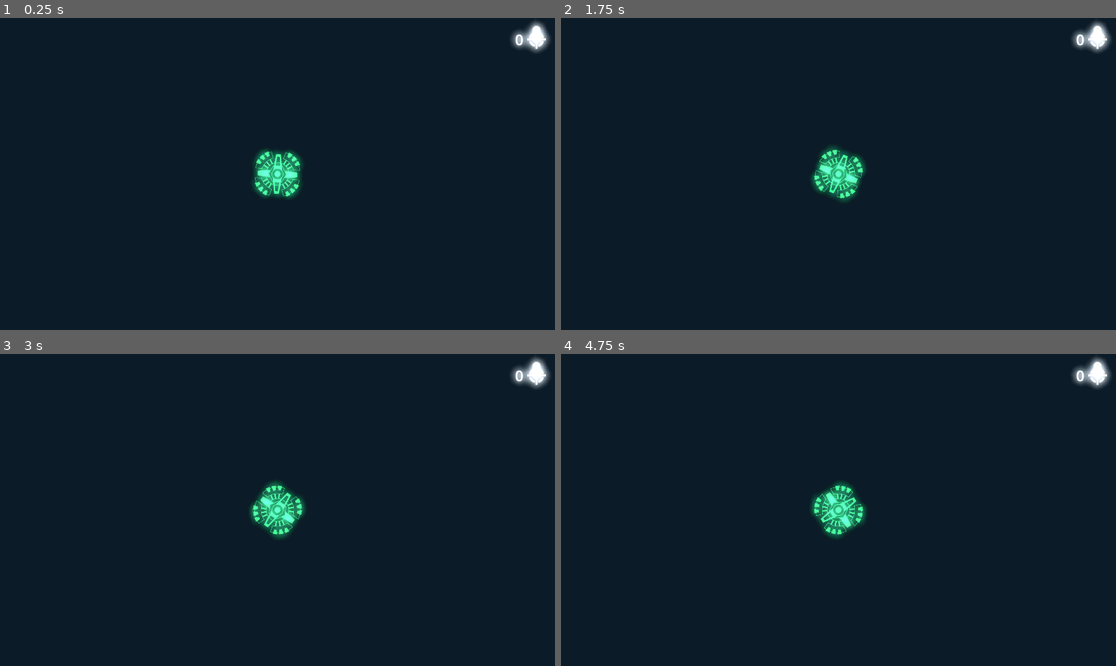
Above: before the commit, frames 1-4 (two rows, left to right).
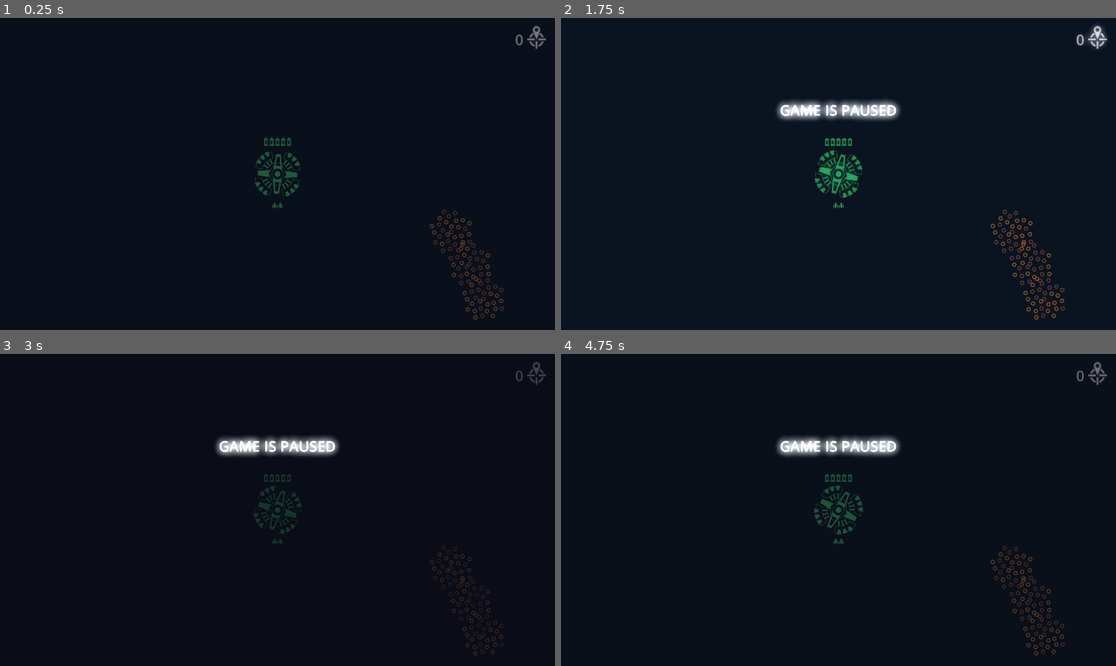
Above: after the commit, the same moments.

Repository: SpaceyLake/GRA
Game: Godot game, scene res://Scenes/world.tscn
Same seed, same stepped clock (60 frames per second), same inputs: the game is played once before the commit and once after it.
Inputs (mouse positions are in pixels of both pictures, inside the frame that each line leads up to):
- Up to frame 1 (0.25 s): no input
- Up to frame 2 (1.75 s): tap Enter (ui_accept) at 0.5, 0.6, 0.77, 1.07, 1.52, 1.55 s; move the mouse to (960, 158) at 0.52 s; click (960, 158) at 0.67 s; move the mouse to (727, 189) at 1.27 s; tap Shift (shift) at 1.35 s; click (727, 189) at 1.42 s
- Up to frame 3 (3 s): tap Enter (ui_accept) at 1.82, 2.1 s; move the mouse to (333, 441) at 2.02 s; click (333, 441) at 2.17 s; move the mouse to (249, 572) at 2.77 s; tap Shift (shift) at 2.85 s; click (249, 572) at 2.92 s
- Up to frame 4 (4.75 s): tap Enter (ui_accept) at 3.02, 3.05, 3.32, 3.6, 3.77, 4.07, 4.52, 4.55 s; move the mouse to (1005, 556) at 3.52 s; click (1005, 556) at 3.67 s; move the mouse to (672, 463) at 4.27 s; tap Shift (shift) at 4.35 s; click (672, 463) at 4.42 s

The runs differ from the first frame. In frame 1, 2.5% of the frame differs, in the area x 45-100%, y 0-97%; in frame 2, 3.8%; in frame 3, 3.6%; in frame 4, 3.8%, in the area x 38-100%, y 0-97%.
Error before the commit: Parse Error: Could not preload resource file "res://Scenes/delivery_ship.tscn". (res://Scripts/base.gd:5)

Commit message:
Added asteroid fields

Diff:
--- /dev/null
+++ b/Scenes/asteroid_field.tscn
@@ -0,0 +1,14 @@
+[gd_scene load_steps=3 format=3 uid="uid://crsils443x1iq"]
+
+[ext_resource type="Script" path="res://Scripts/asteroid_field.gd" id="1_xd5td"]
+
+[sub_resource type="CircleShape2D" id="CircleShape2D_rxx10"]
+radius = 75.0
+
+[node name="AsteroidField" type="Area2D"]
+collision_layer = 16
+collision_mask = 0
+script = ExtResource("1_xd5td")
+
+[node name="CollisionShape2D" type="CollisionShape2D" parent="."]
+shape = SubResource("CircleShape2D_rxx10")
--- a/Scenes/delivery_ship.tscn
+++ b/Scenes/delivery_ship.tscn
@@ -81,5 +81,5 @@
 tint_progress = Color(0.247059, 0.780392, 0.470588, 1)
 
 [node name="AudioLaunch" type="AudioStreamPlayer" parent="."]
-stream = ExtResource("6_fwmnf")
+stream = ExtResource("6_mhaq4")
 volume_db = -5.0
--- a/Scenes/world.tscn
+++ b/Scenes/world.tscn
@@ -10,13 +10,42 @@
 [ext_resource type="Texture2D" uid="uid://bal3504l2ruuo" path="res://Sprites/DeliveryShipMenu.svg" id="7_eaghr"]
 [ext_resource type="LabelSettings" uid="uid://0ul8ma62ej0l" path="res://Settings/LabelText.tres" id="8_lymrp"]
 [ext_resource type="Theme" uid="uid://cdp3kqu3vj86v" path="res://Settings/UpgradeMenuButtons.tres" id="10_rufsc"]
-
-[sub_resource type="Animation" id="Animation_k4ek4"]
-resource_name = "OpenUpgradeMenu"
+[ext_resource type="PackedScene" uid="uid://crsils443x1iq" path="res://Scenes/asteroid_field.tscn" id="11_hbnrm"]
+
+[sub_resource type="Animation" id="Animation_2uu67"]
+length = 0.001
 tracks/0/type = "value"
 tracks/0/imported = false
 tracks/0/enabled = true
-tracks/0/path = NodePath("UpgradeHanler/UpgradeMenu/ColorRect:color")
+tracks/0/path = NodePath("UpgradeHanler/DarkOverlay/ColorRect:color")
+tracks/0/interp = 1
+tracks/0/loop_wrap = true
+tracks/0/keys = {
+"times": PackedFloat32Array(0),
+"transitions": PackedFloat32Array(1),
+"update": 0,
+"values": [Color(0.0588235, 0.054902, 0.0901961, 0.784314)]
+}
+tracks/1/type = "value"
+tracks/1/imported = false
+tracks/1/enabled = true
+tracks/1/path = NodePath("UpgradeHanler/DarkOverlay:visible")
+tracks/1/interp = 1
+tracks/1/loop_wrap = true
+tracks/1/keys = {
+"times": PackedFloat32Array(0),
+"transitions": PackedFloat32Array(1),
+"update": 1,
+"values": [true]
+}
+
+[sub_resource type="Animation" id="Animation_k4ek4"]
+resource_name = "Darken"
+step = 0.01
+tracks/0/type = "value"
+tracks/0/imported = false
+tracks/0/enabled = true
+tracks/0/path = NodePath("UpgradeHanler/DarkOverlay/ColorRect:color")
 tracks/0/interp = 1
 tracks/0/loop_wrap = true
 tracks/0/keys = {
@@ -25,25 +54,22 @@
 "update": 0,
 "values": [Color(0.0588235, 0.054902, 0.0901961, 0), Color(0.0588235, 0.054902, 0.0901961, 0.784314)]
 }
-
-[sub_resource type="Animation" id="Animation_2uu67"]
-length = 0.001
-tracks/0/type = "value"
-tracks/0/imported = false
-tracks/0/enabled = true
-tracks/0/path = NodePath("UpgradeHanler/UpgradeMenu/ColorRect:color")
-tracks/0/interp = 1
-tracks/0/loop_wrap = true
-tracks/0/keys = {
-"times": PackedFloat32Array(0),
-"transitions": PackedFloat32Array(1),
-"update": 0,
-"values": [Color(0.0588235, 0.054902, 0.0901961, 0.784314)]
+tracks/1/type = "value"
+tracks/1/imported = false
+tracks/1/enabled = true
+tracks/1/path = NodePath("UpgradeHanler/DarkOverlay:visible")
+tracks/1/interp = 1
+tracks/1/loop_wrap = true
+tracks/1/keys = {
+"times": PackedFloat32Array(0, 0.0001, 0.01),
+"transitions": PackedFloat32Array(1, 1, 1),
+"update": 1,
+"values": [false, false, true]
 }
 
 [sub_resource type="AnimationLibrary" id="AnimationLibrary_yikp5"]
 _data = {
-"OpenUpgradeMenu": SubResource("Animation_k4ek4"),
+"Darken": SubResource("Animation_k4ek4"),
 "RESET": SubResource("Animation_2uu67")
 }
 
@@ -66,6 +92,15 @@
 [node name="Base" parent="." instance=ExtResource("3_lnp6p")]
 metadata/_edit_lock_ = true
 
+[node name="AsteroidField" parent="." instance=ExtResource("11_hbnrm")]
+position = Vector2(600, 200)
+
+[node name="AsteroidField2" parent="." instance=ExtResource("11_hbnrm")]
+position = Vector2(664, 312)
+
+[node name="AsteroidField3" parent="." instance=ExtResource("11_hbnrm")]
+position = Vector2(712, 432)
+
 [node name="Camera" parent="." instance=ExtResource("4_14cax")]
 
 [node name="GUI" type="CanvasLayer" parent="."]
@@ -99,12 +134,12 @@
 process_mode = 3
 script = ExtResource("3_xxfcf")
 
-[node name="UpgradeMenu" type="CanvasLayer" parent="UpgradeHanler"]
+[node name="DarkOverlay" type="CanvasLayer" parent="UpgradeHanler"]
 process_mode = 3
 layer = 120
 follow_viewport_enabled = true
 
-[node name="ColorRect" type="ColorRect" parent="UpgradeHanler/UpgradeMenu"]
+[node name="ColorRect" type="ColorRect" parent="UpgradeHanler/DarkOverlay"]
 anchors_preset = 15
 anchor_right = 1.0
 anchor_bottom = 1.0
@@ -114,10 +149,13 @@
 offset_bottom = -540.0
 grow_horizontal = 2
 grow_vertical = 2
+mouse_filter = 2
 color = Color(0.0588235, 0.054902, 0.0901961, 0.784314)
 metadata/_edit_lock_ = true
 
-[node name="LabelTitle" type="Label" parent="UpgradeHanler/UpgradeMenu"]
+[node name="UpgradeMenu" type="Node2D" parent="UpgradeHanler/DarkOverlay"]
+
+[node name="LabelTitle" type="Label" parent="UpgradeHanler/DarkOverlay/UpgradeMenu"]
 light_mask = 0
 offset_left = -320.0
 offset_top = -320.0
@@ -126,7 +164,7 @@
 text = "Cycle 2"
 label_settings = ExtResource("6_02qeq")
 
-[node name="LabelText1" type="Label" parent="UpgradeHanler/UpgradeMenu"]
+[node name="LabelText1" type="Label" parent="UpgradeHanler/DarkOverlay/UpgradeMenu"]
 offset_left = -320.0
 offset_top = -255.0
 offset_right = 320.0
@@ -137,7 +175,7 @@
 clip_text = true
 text_overrun_behavior = 2
 
-[node name="LabelText2" type="Label" parent="UpgradeHanler/UpgradeMenu"]
+[node name="LabelText2" type="Label" parent="UpgradeHanler/DarkOverlay/UpgradeMenu"]
 offset_left = -320.0
 offset_top = -32.0
 offset_right = 320.0
@@ -148,7 +186,7 @@
 clip_text = true
 text_overrun_behavior = 2
 
-[node name="TextureRect2" type="TextureRect" parent="UpgradeHanler/UpgradeMenu"]
+[node name="TextureRect2" type="TextureRect" parent="UpgradeHanler/DarkOverlay/UpgradeMenu"]
 modulate = Color(0.247059, 0.780392, 0.470588, 1)
 light_mask = 0
 offset_left = -80.0
@@ -159,13 +197,13 @@
 texture = ExtResource("7_eaghr")
 stretch_mode = 5
 
-[node name="Marker1" type="Marker2D" parent="UpgradeHanler/UpgradeMenu"]
+[node name="Marker1" type="Marker2D" parent="UpgradeHanler/DarkOverlay/UpgradeMenu"]
 position = Vector2(-296, 88)
 
-[node name="Marker2" type="Marker2D" parent="UpgradeHanler/UpgradeMenu"]
+[node name="Marker2" type="Marker2D" parent="UpgradeHanler/DarkOverlay/UpgradeMenu"]
 position = Vector2(88, 88)
 
-[node name="RefuelingShip" type="Button" parent="UpgradeHanler/UpgradeMenu"]
+[node name="RefuelingShip" type="Button" parent="UpgradeHanler/DarkOverlay/UpgradeMenu"]
 offset_left = -296.0
 offset_top = 88.0
 offset_right = -88.0
@@ -174,7 +212,7 @@
 size_flags_vertical = 4
 theme = ExtResource("10_rufsc")
 
-[node name="TextureRect" type="TextureRect" parent="UpgradeHanler/UpgradeMenu/RefuelingShip"]
+[node name="TextureRect" type="TextureRect" parent="UpgradeHanler/DarkOverlay/UpgradeMenu/RefuelingShip"]
 modulate = Color(0.247059, 0.780392, 0.470588, 1)
 layout_mode = 1
 anchors_preset = 5
@@ -186,7 +224,7 @@
 grow_horizontal = 2
 texture = ExtResource("7_eaghr")
 
-[node name="Label" type="Label" parent="UpgradeHanler/UpgradeMenu/RefuelingShip"]
+[node name="Label" type="Label" parent="UpgradeHanler/DarkOverlay/UpgradeMenu/RefuelingShip"]
 layout_mode = 1
 anchors_preset = 7
 anchor_left = 0.5
@@ -204,8 +242,20 @@
 horizontal_alignment = 1
 autowrap_mode = 3
 
+[node name="PauseMenu" type="Node2D" parent="UpgradeHanler/DarkOverlay"]
+
+[node name="LabelTitle" type="Label" parent="UpgradeHanler/DarkOverlay/PauseMenu"]
+light_mask = 0
+offset_left = -256.0
+offset_top = -256.0
+offset_right = 256.0
+offset_bottom = -191.0
+text = "GAME IS PAUSED"
+label_settings = ExtResource("6_02qeq")
+horizontal_alignment = 1
+
 [node name="UpgradeTimer" type="Timer" parent="UpgradeHanler"]
-wait_time = 120.0
+wait_time = 5.0
 one_shot = true
 autostart = true
 
--- a/Scripts/UpgradeHanler.gd
+++ b/Scripts/UpgradeHanler.gd
@@ -1,22 +1,37 @@
 extends Node
 
 var is_upgrading = false
+var is_paused = false
 var cycle = 1
 
 func _ready():
-	$UpgradeMenu.visible = false
+	$DarkOverlay/UpgradeMenu.visible = false
+	$DarkOverlay/PauseMenu.visible = false
+	$AnimationPlayer.play_backwards("Darken")
+
 	$UpgradeTimer.timeout.connect(_on_UpgradeTimer_timeout)
-	$UpgradeMenu/RefuelingShip.pressed.connect(_on_RefuelingShipPressed)
+	$DarkOverlay/UpgradeMenu/RefuelingShip.pressed.connect(_on_RefuelingShipPressed)
 
 func _process(_delta):
 	#DEBUG
 	if Input.get_action_strength("ui_cancel"):
 		get_tree().quit()
 
+	if not is_upgrading and Input.is_action_just_pressed("ui_accept"):
+		is_paused = !is_paused
+		get_tree().paused = is_paused
+		$DarkOverlay/PauseMenu.visible = is_paused
+		$UpgradeTimer.paused = is_paused
+		if is_paused:
+			$AnimationPlayer.play("Darken")
+		else:
+			$AnimationPlayer.play_backwards("Darken")
+
 func finnish_upgrade():
 	is_upgrading = false
 	get_tree().paused = false
-	$UpgradeMenu.visible = false
+	$DarkOverlay/UpgradeMenu.visible = false
+	$AnimationPlayer.play_backwards("Darken")
 	$UpgradeTimer.start()
 
 	get_parent().base.add_ship()
@@ -24,13 +39,13 @@
 func _on_UpgradeTimer_timeout():
 	is_upgrading = true
 	get_tree().paused = true
-	$UpgradeMenu.visible = true
+	$DarkOverlay/UpgradeMenu.visible = true
 
 	cycle += 1
 
-	$UpgradeMenu/LabelTitle.text = "Cycle "+str(cycle)
+	$DarkOverlay/UpgradeMenu/LabelTitle.text = "Cycle "+str(cycle)
 
-	$AnimationPlayer.play("OpenUpgradeMenu")
+	$AnimationPlayer.play("Darken")
 
 func _on_RefuelingShipPressed():
 	get_parent().base.add_ship()
--- /dev/null
+++ b/Scripts/asteroid_field.gd
@@ -0,0 +1,16 @@
+extends Area2D
+
+const n = 30
+const c = 75/sqrt(n)
+const golden_ratio = 1.61803398875
+const step = (2*PI)/pow(golden_ratio, 2)
+
+const small = preload("res://Sprites/AsteroidSmall.svg")
+const medium = preload("res://Sprites/AsteroidMedium.svg")
+const large = preload("res://Sprites/AsteroidLarge.svg")
+
+
+func _draw():
+	for i in n:
+		draw_set_transform(Vector2.ZERO, step*i, Vector2(1, 1))
+		draw_texture(small, Vector2(-8+c*sqrt(i),-8)+Vector2.RIGHT.rotated(randf_range(-PI, PI)*randf_range(0,2)), Color("#B8614E") if randi_range(0,1) else Color("#F29546"))
--- a/Scripts/world.gd
+++ b/Scripts/world.gd
@@ -7,7 +7,7 @@
 	distress_beacon_pool.node_creation_parent = self
 
 func _process(_delta):
-	$UpgradeHanler/UpgradeMenu.scale = Vector2.ONE / $Camera.zoom
+	$UpgradeHanler/DarkOverlay.scale = Vector2.ONE / $Camera.zoom
 	$GUI.scale = Vector2.ONE / $Camera.zoom
 	$GUI/Label.text = str(global.score)
 
--- /dev/null
+++ b/Sprites/AsteroidLarge.svg
@@ -0,0 +1 @@
+<?xml version="1.0" encoding="UTF-8" standalone="no"?><!-- Generator: Gravit.io --><svg xmlns="http://www.w3.org/2000/svg" xmlns:xlink="http://www.w3.org/1999/xlink" style="isolation:isolate" viewBox="0 0 36 36" width="36pt" height="36pt"><defs><clipPath id="_clipPath_1JaQ3r7sDWGVBZO4ImtYgEw3hc3VH9ED"><rect width="36" height="36"/></clipPath></defs><g clip-path="url(#_clipPath_1JaQ3r7sDWGVBZO4ImtYgEw3hc3VH9ED)"><mask id="_mask_kIEiS42E1kRSFVtSXq09FGtHEJaSoHgQ"><polygon points="36,18,27,33.588,9,33.588,0,18,9,2.412,27,2.412" fill="white" stroke="none"/></mask><polygon points="36,18,27,33.588,9,33.588,0,18,9,2.412,27,2.412" fill="none"/><polygon points="36,18,27,33.588,9,33.588,0,18,9,2.412,27,2.412" fill="none" mask="url(#_mask_kIEiS42E1kRSFVtSXq09FGtHEJaSoHgQ)" vector-effect="non-scaling-stroke" stroke-width="4" stroke="rgb(255,255,255)" stroke-linejoin="miter" stroke-linecap="square" stroke-miterlimit="3"/></g></svg>
--- /dev/null
+++ b/Sprites/AsteroidMedium.svg
@@ -0,0 +1 @@
+<?xml version="1.0" encoding="UTF-8" standalone="no"?><!-- Generator: Gravit.io --><svg xmlns="http://www.w3.org/2000/svg" xmlns:xlink="http://www.w3.org/1999/xlink" style="isolation:isolate" viewBox="0 0 24 24" width="24pt" height="24pt"><defs><clipPath id="_clipPath_hTyEJeG1ZeLDIjVhVRkPDVSpwBng2bka"><rect width="24" height="24"/></clipPath></defs><g clip-path="url(#_clipPath_hTyEJeG1ZeLDIjVhVRkPDVSpwBng2bka)"><mask id="_mask_ElCouwRlkisPeSiU4oX5ILxBMpvF7NWS"><polygon points="24,12,18,22.392,6,22.392,0,12,6,1.608,18,1.608" fill="white" stroke="none"/></mask><polygon points="24,12,18,22.392,6,22.392,0,12,6,1.608,18,1.608" fill="none"/><polygon points="24,12,18,22.392,6,22.392,0,12,6,1.608,18,1.608" fill="none" mask="url(#_mask_ElCouwRlkisPeSiU4oX5ILxBMpvF7NWS)" vector-effect="non-scaling-stroke" stroke-width="4" stroke="rgb(255,255,255)" stroke-linejoin="miter" stroke-linecap="square" stroke-miterlimit="3"/></g></svg>
--- /dev/null
+++ b/Sprites/AsteroidSmall.svg
@@ -0,0 +1 @@
+<?xml version="1.0" encoding="UTF-8" standalone="no"?><!-- Generator: Gravit.io --><svg xmlns="http://www.w3.org/2000/svg" xmlns:xlink="http://www.w3.org/1999/xlink" style="isolation:isolate" viewBox="0 0 12 12" width="12pt" height="12pt"><defs><clipPath id="_clipPath_NyKMxVrxrYOCyELjabdAraY65xyZenxg"><rect width="12" height="12"/></clipPath></defs><g clip-path="url(#_clipPath_NyKMxVrxrYOCyELjabdAraY65xyZenxg)"><mask id="_mask_rDKLHB0JoisgYmUTNtfuwyKFyWEbhqJw"><polygon points="12,6,9,11.196,3,11.196,0,6,3,0.804,9,0.804" fill="white" stroke="none"/></mask><polygon points="12,6,9,11.196,3,11.196,0,6,3,0.804,9,0.804" fill="none"/><polygon points="12,6,9,11.196,3,11.196,0,6,3,0.804,9,0.804" fill="none" mask="url(#_mask_rDKLHB0JoisgYmUTNtfuwyKFyWEbhqJw)" vector-effect="non-scaling-stroke" stroke-width="4" stroke="rgb(255,255,255)" stroke-linejoin="miter" stroke-linecap="square" stroke-miterlimit="3"/></g></svg>
--- a/project.godot
+++ b/project.godot
@@ -45,6 +45,7 @@
 2d_physics/layer_2="DeliveryShip"
 2d_physics/layer_3="Pirate"
 2d_physics/layer_4="Base"
+2d_physics/layer_5="Asteroids"
 
 [rendering]
 
Not shown: 1 places in Scenes/world.tscn that only renumber resources
Not shown, added: Sprites/AsteroidLarge.svg.import
Not shown, added: Sprites/AsteroidMedium.svg.import
Not shown, added: Sprites/AsteroidSmall.svg.import
